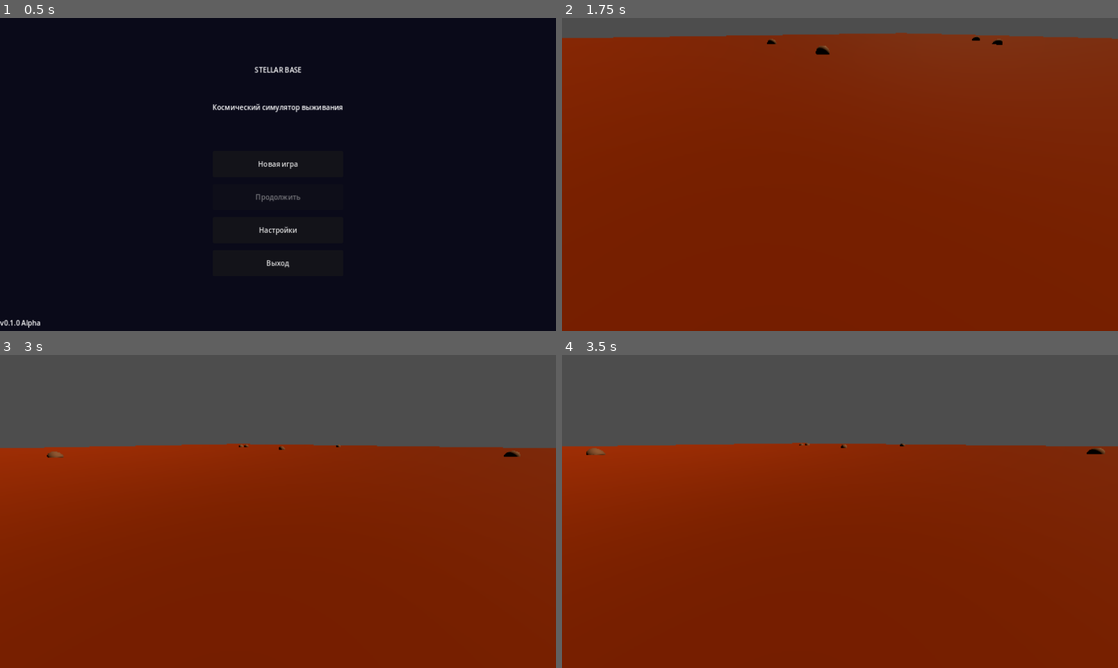
Above: before the commit, frames 1-4 (two rows, left to right).
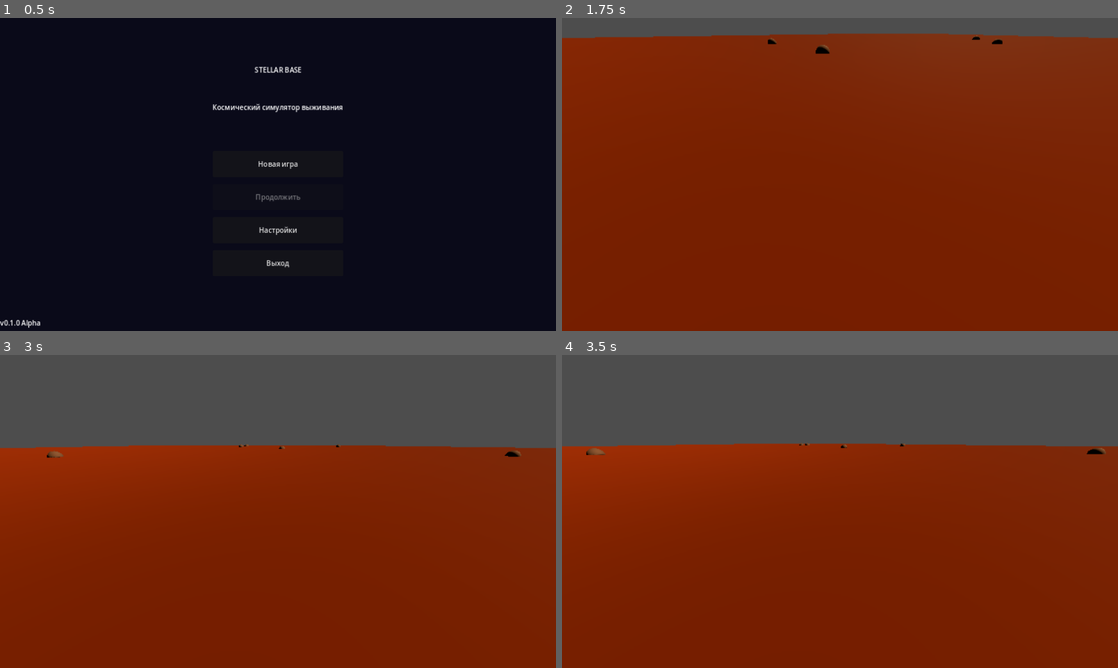
Above: after the commit, the same moments.

Repository: debugmi530-del/stellar-base-game
Game: Godot game, scene res://scenes/main_menu.tscn
The game is run twice, just before and just after one commit, with the same random seed, the same clock (stepped at 60 frames per second) and the same inputs.
Inputs (mouse positions are in pixels of both pictures, inside the frame that each line leads up to):
- Up to frame 1 (0.5 s): no input
- Up to frame 2 (1.75 s): click "Новая игра" at 0.5 s; tap Enter at 1.25 s; move the mouse to (867, 174) at 1.27 s; hold W (move_forward) from 1.28 s (still down); hold E (interact) from 1.28 s (still down); tap Space (jump) at 1.52 s; tap Shift (sprint) at 1.55 s
- Up to frame 3 (3 s): keep holding W (move_forward); tap Space (jump) at 1.82, 2.27, 2.3, 2.57, 2.75, 2.85 s; move the mouse to (250, 511) at 2.02 s; release E (interact) at 2.03 s; tap Shift (sprint) at 2.1 s; move the mouse to (289, 505) at 2.77 s; hold E (interact) from 2.78 s (still down)
- Up to frame 4 (3.5 s): keep holding W (move_forward); keep holding E (interact)

Frame 1 is identical in both runs. In frame 2, 0.1% of the frame differs, in the area x 6-100%, y 4-12%; in frame 3, 0.1%; in frame 4, less than 0.1%.

Commit message:
Optimize player for low-end Android: camera group, capped physics, LOD

Diff:
--- a/scripts/player.gd
+++ b/scripts/player.gd
@@ -1,24 +1,27 @@
 extends CharacterBody3D
 
-const WALK_SPEED = 5.0
-const SPRINT_SPEED = 9.0
-const JUMP_VELOCITY = 5.0
-const GRAVITY = 20.0
+const WALK_SPEED   = 5.0
+const SPRINT_SPEED = 8.0
+const JUMP_VELOCITY = 4.5
+const GRAVITY      = 18.0
 
-@onready var camera: Camera3D = $Head/Camera3D
-@onready var head: Node3D = $Head
+@onready var camera: Camera3D          = $Head/Camera3D
+@onready var head: Node3D              = $Head
 @onready var interaction_ray: RayCast3D = $Head/Camera3D/InteractionRay
 @onready var footstep_player: AudioStreamPlayer3D = $FootstepPlayer
-@onready var suit_audio: AudioStreamPlayer3D = $SuitAudio
 
-var current_speed: float = WALK_SPEED
-var oxygen: float = 100.0
-var in_base: bool = false
-var is_sprinting: bool = false
-var footstep_time: float = 0.0
-var look_x: float = 0.0
-var look_y: float = 0.0
-var build_mode: bool = false
+var current_speed: float  = WALK_SPEED
+var oxygen: float         = 100.0
+var in_base: bool         = false
+var is_sprinting: bool    = false
+var footstep_time: float  = 0.0
+var look_x: float         = 0.0
+var look_y: float         = 0.0
+var build_mode: bool      = false
+
+# Оптимизация: троттлинг тяжёлых операций
+var _interact_cooldown: float = 0.0
+var _oxygen_tick: float       = 0.0
 
 signal oxygen_changed(value)
 signal entered_base
@@ -27,76 +30,92 @@
 func _ready():
 	Input.set_mouse_mode(Input.MOUSE_MODE_CAPTURED)
 	oxygen = 100.0
+	# Добавить камеру в группу для PerformanceManager
+	camera.add_to_group("player_camera")
+	# Применить дистанцию видимости из настроек качества
+	var preset = PerformanceManager.get_preset()
+	camera.far = preset.get("view_distance", 60.0)
 
 func _physics_process(delta):
+	# Ограничить физику до 30 тиков/с для слабых устройств
 	_handle_gravity(delta)
 	_handle_movement(delta)
 	_handle_footsteps(delta)
-	_handle_oxygen(delta)
 	move_and_slide()
+
+	# Кислород — обновлять раз в 0.1с (экономия CPU)
+	_oxygen_tick += delta
+	if _oxygen_tick >= 0.1:
+		_handle_oxygen(_oxygen_tick)
+		_oxygen_tick = 0.0
+
+	if _interact_cooldown > 0.0:
+		_interact_cooldown -= delta
 
 func _handle_gravity(delta):
 	if not is_on_floor():
 		velocity.y -= GRAVITY * delta
 
 func _handle_movement(delta):
-	var speed_mult = 1.0 + (GameManager.upgrades.get("suit_speed", 1) - 1) * 0.2
-	is_sprinting = Input.is_action_pressed("sprint") and not build_mode
-	current_speed = (SPRINT_SPEED if is_sprinting else WALK_SPEED) * speed_mult
+	var speed_mult  = 1.0 + (GameManager.upgrades.get("suit_speed", 1) - 1) * 0.2
+	is_sprinting    = Input.is_action_pressed("sprint") and not build_mode
+	current_speed   = (SPRINT_SPEED if is_sprinting else WALK_SPEED) * speed_mult
 
-	var input_dir = Input.get_vector("move_left", "move_right", "move_forward", "move_back")
+	var input_dir = Input.get_vector("move_left","move_right","move_forward","move_back")
 	var direction = (head.transform.basis * Vector3(input_dir.x, 0, input_dir.y)).normalized()
 
 	if direction:
 		velocity.x = direction.x * current_speed
 		velocity.z = direction.z * current_speed
 	else:
-		velocity.x = move_toward(velocity.x, 0, current_speed)
-		velocity.z = move_toward(velocity.z, 0, current_speed)
+		var friction = current_speed * 8.0
+		velocity.x = move_toward(velocity.x, 0, friction * delta)
+		velocity.z = move_toward(velocity.z, 0, friction * delta)
 
 	if Input.is_action_just_pressed("jump") and is_on_floor():
-		var jump_mult = 1.0 + (GameManager.upgrades.get("suit_jump", 1) - 1) * 0.15
-		velocity.y = JUMP_VELOCITY * jump_mult
+		var jm = 1.0 + (GameManager.upgrades.get("suit_jump", 1) - 1) * 0.15
+		velocity.y = JUMP_VELOCITY * jm
 
 func _handle_footsteps(delta):
-	if is_on_floor() and velocity.length() > 0.5:
+	if is_on_floor() and velocity.length() > 1.0:
 		footstep_time += delta
-		var step_rate = 0.45 if is_sprinting else 0.65
-		if footstep_time >= step_rate:
+		var rate = 0.42 if is_sprinting else 0.60
+		if footstep_time >= rate:
 			footstep_time = 0.0
 			if footstep_player and footstep_player.stream:
-				footstep_player.pitch_scale = randf_range(0.9, 1.1)
+				footstep_player.pitch_scale = randf_range(0.88, 1.12)
 				footstep_player.play()
 	else:
 		footstep_time = 0.0
 
-func _handle_oxygen(delta):
+func _handle_oxygen(dt: float):
 	if not in_base:
-		var drain_rate = 2.0 / float(GameManager.upgrades.get("suit_oxygen", 1))
-		oxygen -= drain_rate * delta
-		oxygen = max(oxygen, 0.0)
+		var drain = 2.0 / float(GameManager.upgrades.get("suit_oxygen", 1))
+		oxygen = max(0.0, oxygen - drain * dt)
 		oxygen_changed.emit(oxygen)
 		if oxygen <= 0:
 			_die()
 	else:
-		oxygen = min(oxygen + 10.0 * delta, 100.0)
+		oxygen = min(100.0, oxygen + 15.0 * dt)
 		oxygen_changed.emit(oxygen)
 
 func _die():
 	get_tree().change_scene_to_file("res://scenes/death_screen.tscn")
 
 func _input(event):
-	if event is InputEventMouseMotion and Input.get_mouse_mode() == Input.MOUSE_MODE_CAPTURED:
-		var sens = GameManager.settings.get("sensitivity", 0.3)
+	if event is InputEventMouseMotion \
+	   and Input.get_mouse_mode() == Input.MOUSE_MODE_CAPTURED:
+		var sens   = GameManager.settings.get("sensitivity", 0.3)
 		var invert = GameManager.settings.get("invert_y", false)
 		look_y -= event.relative.x * sens * 0.1
 		look_x -= event.relative.y * sens * 0.1 * (-1.0 if invert else 1.0)
 		look_x = clamp(look_x, -1.4, 1.4)
-		head.rotation.y = look_y
+		head.rotation.y  = look_y
 		camera.rotation.x = look_x
 
-	if event.is_action_pressed("interact"):
+	if event.is_action_pressed("interact") and _interact_cooldown <= 0.0:
 		_try_interact()
+		_interact_cooldown = 0.3   # не чаще раза в 0.3с
 
 	if event.is_action_pressed("ui_cancel"):
 		if build_mode:
@@ -109,7 +128,7 @@
 func _try_interact():
 	if interaction_ray.is_colliding():
 		var obj = interaction_ray.get_collider()
-		if obj.has_method("interact"):
+		if obj and obj.has_method("interact"):
 			obj.interact(self)
 
 func toggle_build_mode():
@@ -117,14 +136,11 @@
 	var build_ui = get_node_or_null("../UI/HUD/BuildMenu")
 	if build_ui:
 		build_ui.visible = build_mode
-	if build_mode:
-		Input.set_mouse_mode(Input.MOUSE_MODE_VISIBLE)
-	else:
-		Input.set_mouse_mode(Input.MOUSE_MODE_CAPTURED)
+	Input.set_mouse_mode(
+		Input.MOUSE_MODE_VISIBLE if build_mode else Input.MOUSE_MODE_CAPTURED
+	)
 
 func set_in_base(value: bool):
 	in_base = value
-	if value:
-		entered_base.emit()
-	else:
-		exited_base.emit()
+	if value: entered_base.emit()
+	else:     exited_base.emit()
